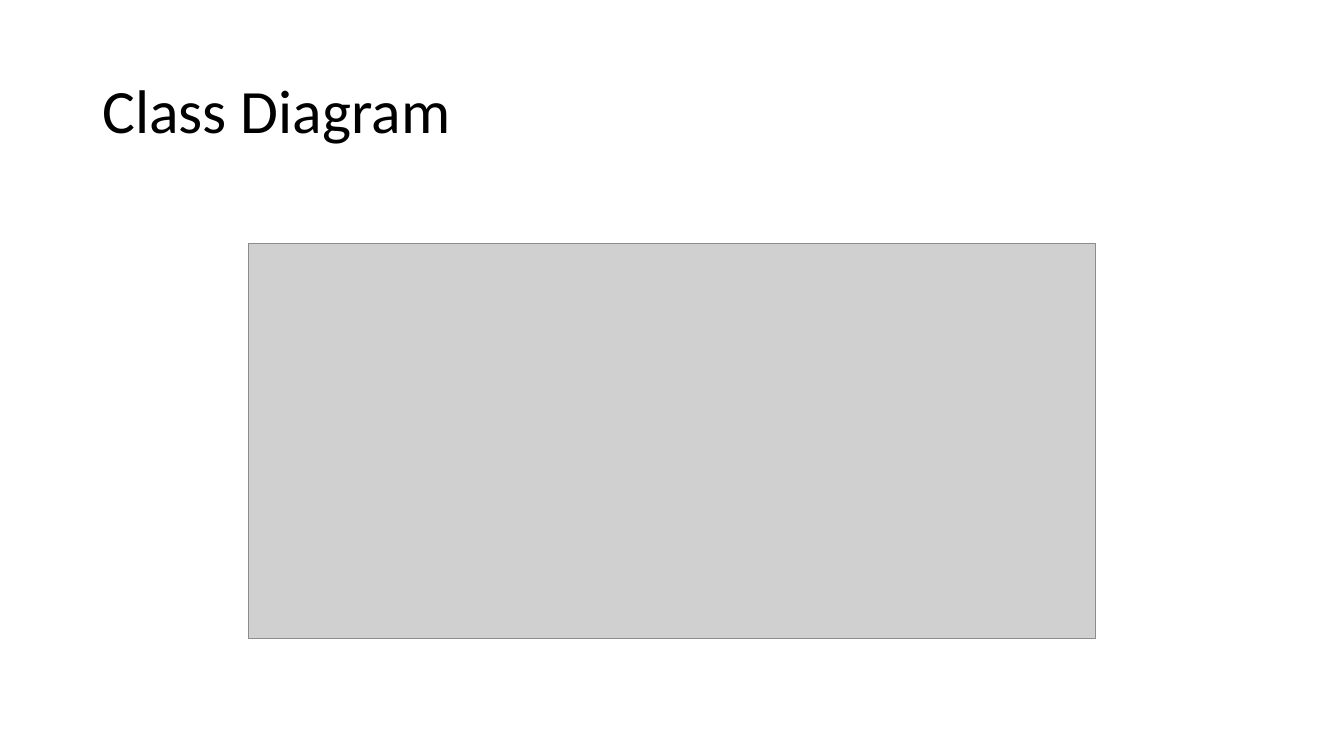
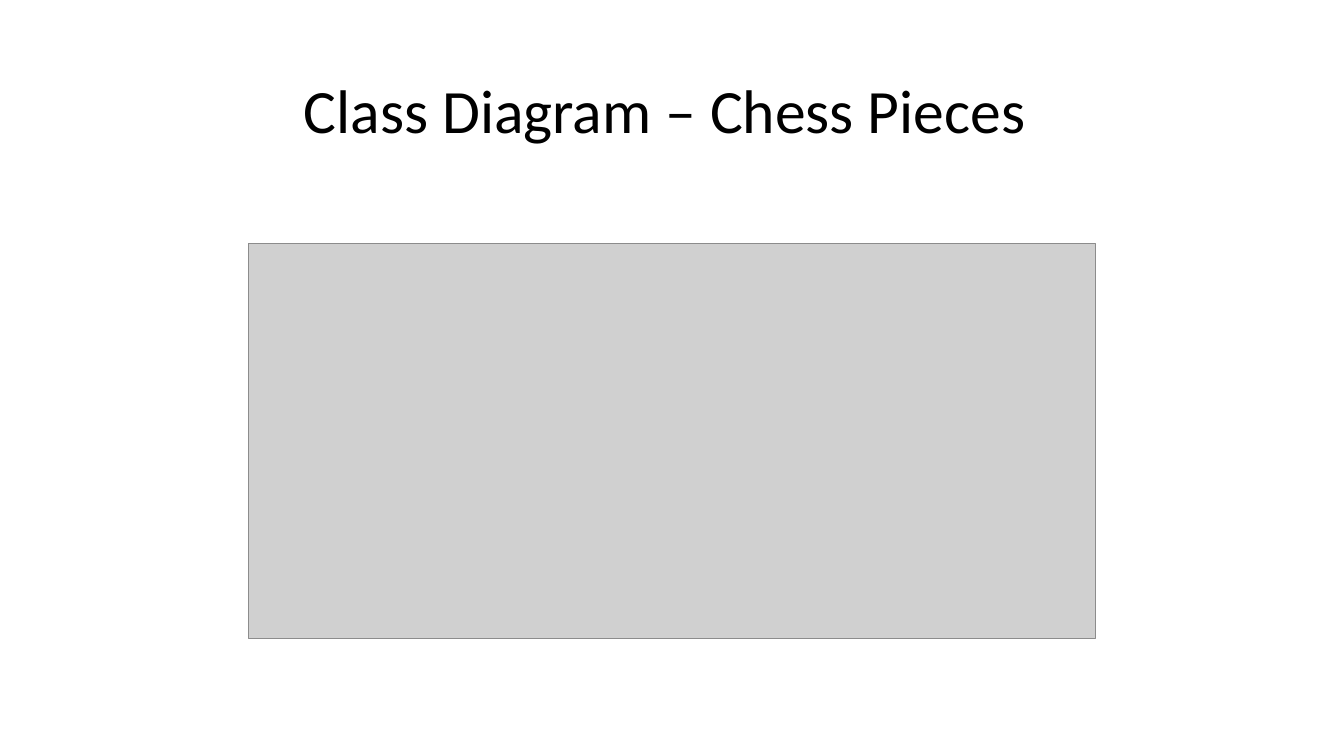
Before and after one commit to chattarajoy/Shatranj, a slide deck: slide 7 of MEDIA/presentation.pptx (slide 6 before the commit). Drawn at 1344x756 pixels with LibreOffice and Linux fonts; fonts in the diff are those of the drawing; grey boxes stand for pictures. Boxes give left, top, right and bottom in pixels: in the first picture for what was removed or moved away, otherwise in the second. Text is boxed around its words. In the diff, an @@ line names an element or a change of style, - is before the commit and + after.

```diff
--- a/MEDIA/presentation.pptx
+++ b/MEDIA/presentation.pptx
@@ title at [304,90,1025,144]: text changed @@
-Class Diagram
+Class Diagram – Chess Pieces
```
Also in this commit, not shown: 5 other slides changed, 4 slides added, 1 slide removed, 4 other files.
